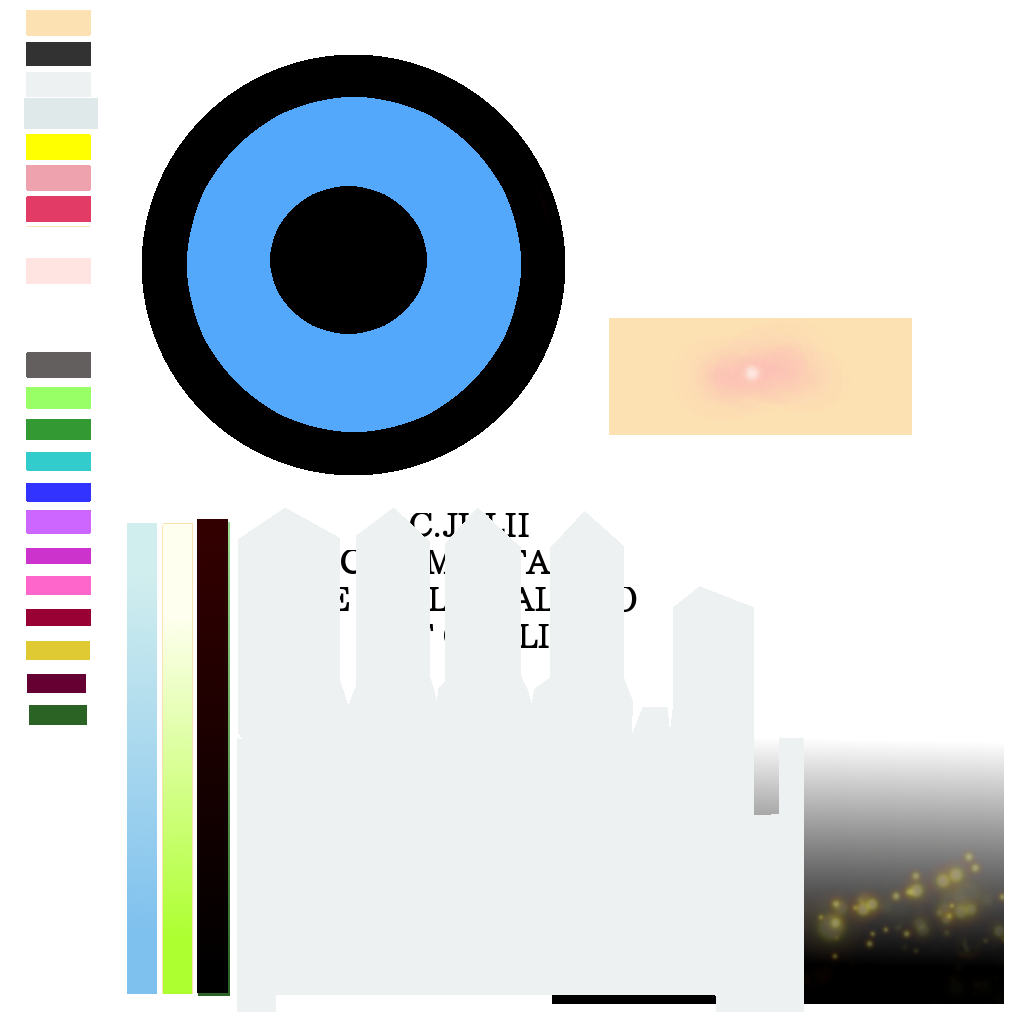
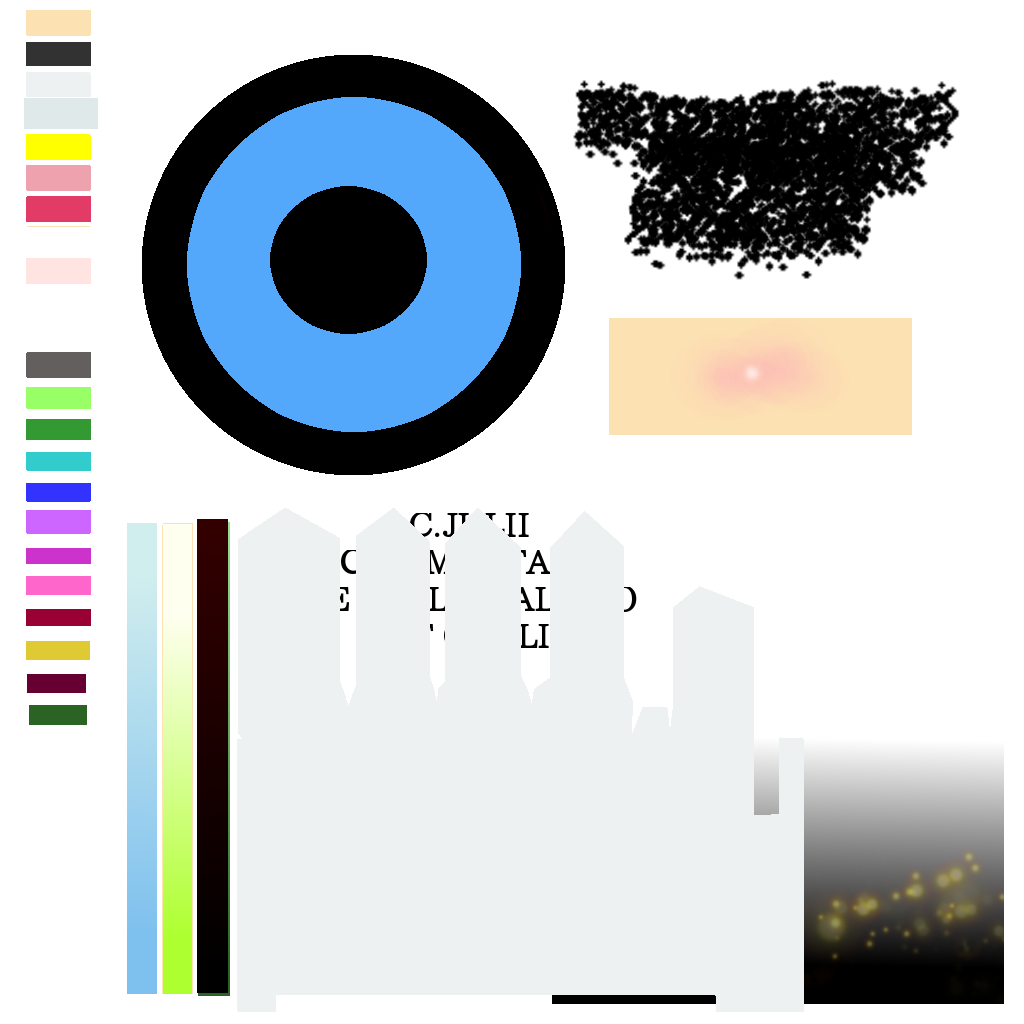
Two versions of the same layered image (1024x1024). Layer-by-layer changes:
painted on "レイヤー #1" over [573, 79, 960, 280]
